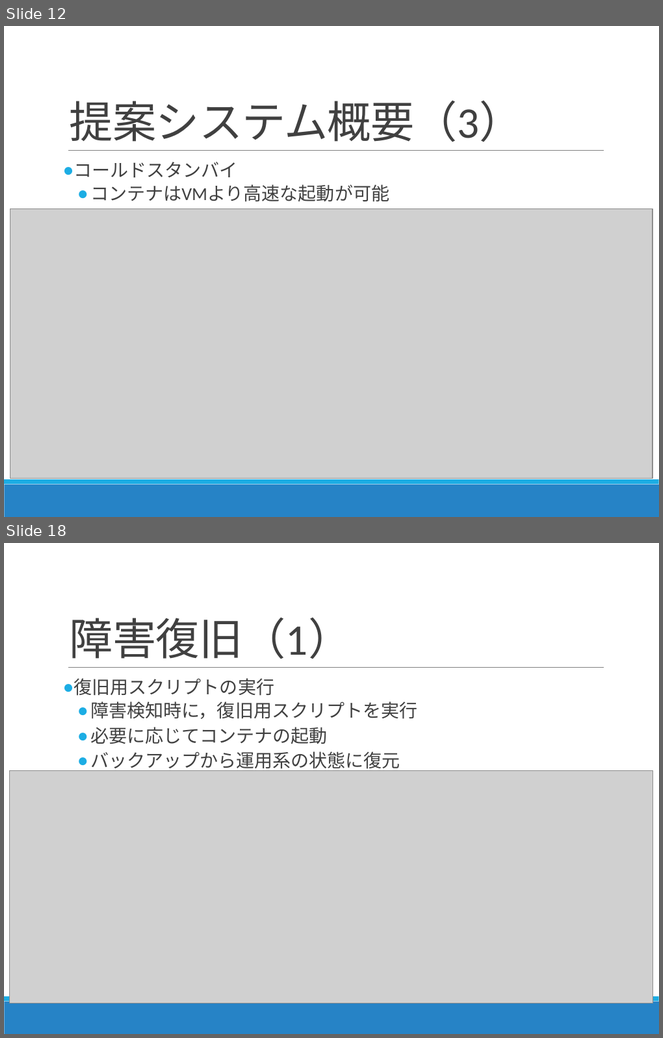
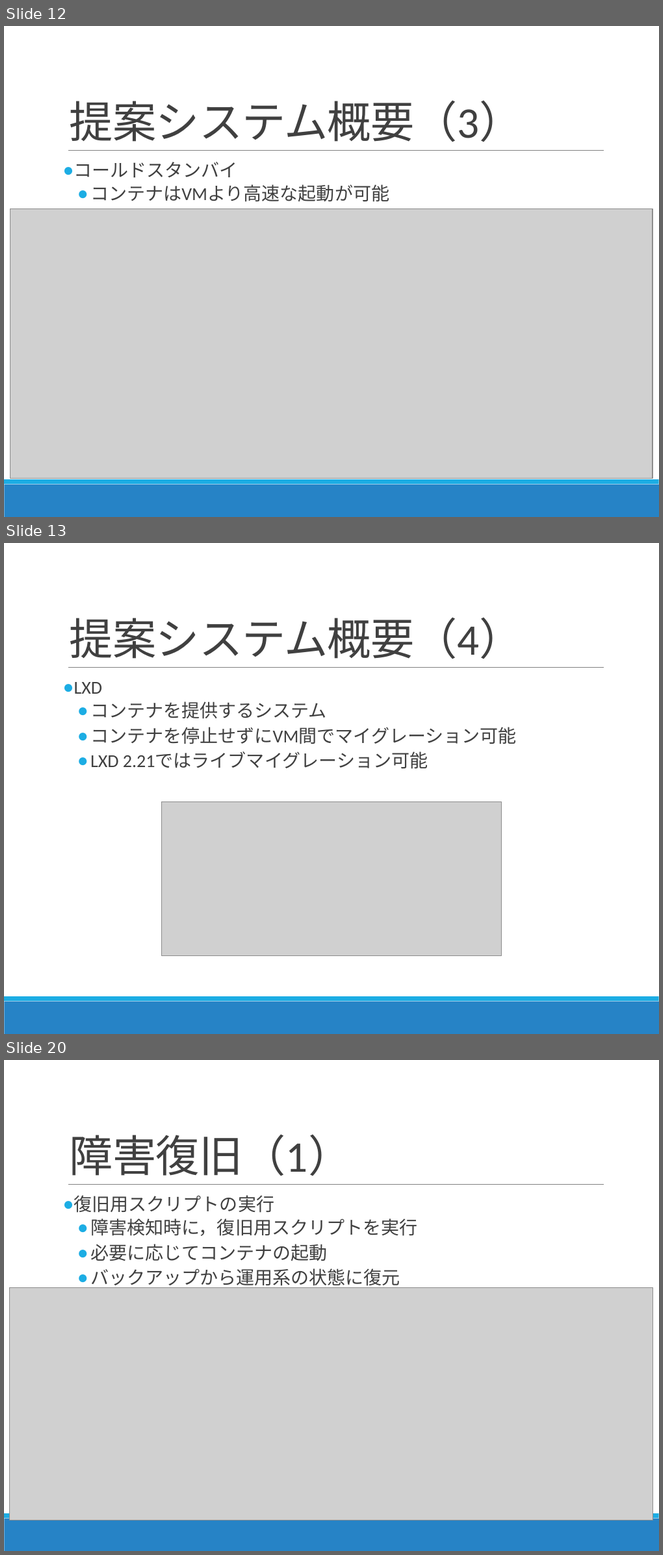
Before and after one commit to Kota0823/Document, a slide deck: 輪講2019-1_鈴木洸太.pptx. Shown one above the other, each under a label of ours: slides 12 and 18 before the commit, slides 12, 13 and 20 after it; the slides between them are not shown. The pictures are 663x1038 and 663x1555 pixels, drawn with LibreOffice and Linux fonts; fonts in the diff are those of the drawing; grey boxes stand for pictures. Boxes give left, top, right and bottom in pixels: in the first picture for what was removed or moved away, otherwise in the second. Text is boxed around its words. In the diff, an @@ line names an element or a change of style, - is before the commit and + after.

Commit message:
画像追加，スライド分割

```diff
--- a/輪講2019-1_鈴木洸太.pptx
+++ b/輪講2019-1_鈴木洸太.pptx
@@ slide 13 added at [4,543,659,1034], background #FFFFFF; not listed: 3 template elements that a slide beside it also shows @@
@@ title added at [70,617,523,659], 48 pt, text #404040 @@
+提案システム概要（4）
@@ text added at [74,682,517,769], 20 pt, text #404040 @@
+● LXD
+  ● コンテナを提供するシステム
+  ● コンテナを停止せずにVM間でマイグレーション可能
+  ● LXD 2.21ではライブマイグレーション可能
@@ picture added at [162,802,502,956] @@
@@ what was slide 18 is now slide 20 @@
```
Also in this commit, not shown: 6 slides changed, 3 other slides added, 3 other files.
